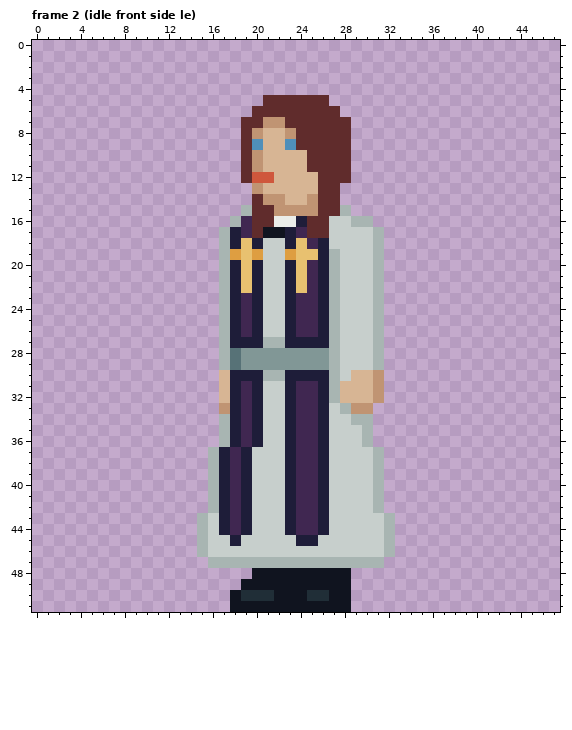
Edited in one commit: pixel-art file (raw assets/prest.ase). The first picture shows the starting point.
48x52 pixels, 56 frames. Shown: frame 2 (idle front side le). The commit also changed other frames, which this record leaves out.
After:
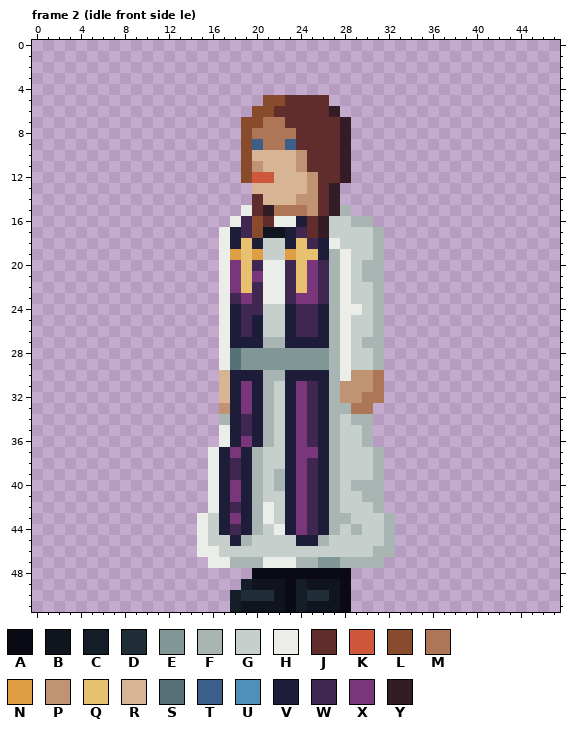
Palette (. is transparent): A #090a14  B #10141f  C #151d28  D #202e37  E #819796  F #a8b5b2  G #c7cfcc  H #ebede9  J #602c2c  K #cf573c  L #884b2b  M #ad7757  N #de9e41  P #c09473  Q #e8c170  R #d7b594  S #577277  T #3c5e8b  U #4f8fba  V #1e1d39  W #402751  X #7a367b  Y #341c27
Commit: sersjant and prest art revised
The exact change:
--- frame 2 (idle front side le), layer "character"
@@ x 13..33 @@
  4 .....................
- 5 ........JJJJJJ.......
- 6 .......JJJJJJJJ......
- 7 ......JJPPJJJJJJ.....
- 8 ......JPRRPJJJJJ.....
- 9 ......JURRUJJJJJ.....
-10 ......JPRRRRJJJJ.....
-11 ......JPRRRRJJJJ.....
-12 ......JKKRRRRJJJ.....
-13 .......PRRRRRJJ......
-14 .......JPPRRPJJ......
-15 ......FJJPPPPJJF.....
-16 .....FWJJHHVJJGGFF...
-17 ....FVWJBBVWJJGGGGF..
-18 ....FVQVGGVQWVGGGGF..
-19 ....FNQNGGNQQVFGGGF..
-20 ....FVQVGGVQWVFGGGF..
-21 ....FVQVGGVQWVFGGGF..
-22 ....FVQVGGVQWVFGGGF..
-23 ....FVWVGGVWWVFGGGF..
-24 ....FVWVGGVWWVFGGGF..
-25 ....FVWVGGVWWVFGGGF..
-26 ....FVWVGGVWWVFGGGF..
-27 ....FVVVFFVVVVFGGGF..
-28 ....FSEEEEEEEEFGGGF..
-29 ....FSEEEEEEEEFGGGF..
-30 ....RVVVFFVVVVFGRRP..
-31 ....RVWVGGVWWVFRRRP..
-32 ....RVWVGGVWWVFRRRP..
-33 ....PVWVGGVWWVGFPP...
-34 ....FVWVGGVWWVGGFF...
-35 ....FVWVGGVWWVGGGF...
-36 ....FVWVGGVWWVGGGF...
-37 ...FVWVGGGVWWVGGGGF..
-38 ...FVWVGGGVWWVGGGGF..
-39 ...FVWVGGGVWWVGGGGF..
-40 ...FVWVGGGVWWVGGGGF..
-41 ...FVWVGGGVWWVGGGGF..
-42 ...FVWVGGGVWWVGGGGF..
-43 ..FGVWVGGGVWWVGGGGGF.
-44 ..FGVWVGGGVWWVGGGGGF.
-45 ..FGGVGGGGGVVGGGGGGF.
-46 ..FGGGGGGGGGGGGGGGGF.
-47 ...FFFFFFFFFFFFFFFF..
-48 .......BBBBBBBBB.....
-49 ......BBBBBBBBBB.....
-50 .....BDDDBBBDDBB.....
-51 .....BBBBBBBBBBB.....
+ 5 ........LLJJJJ.......
+ 6 .......LLJJJJJY......
+ 7 ......LLMMJJJJJY.....
+ 8 ......LMMMMJJJJY.....
+ 9 ......LTMMTJJJJY.....
+10 ......LRRRRPJJJY.....
+11 ......LPRRRPJJJY.....
+12 ......LKKRRRPJJY.....
+13 .......RRRRRPJY......
+14 .......JRRRPPJY......
+15 ......HJYMMMPJYF.....
+16 .....HWLJHHVJYGGFF...
+17 ....HVWLBBVWJYGGGGF..
+18 ....HVQVGGVQWVHGGGF..
+19 ....HNQNGGNQQVFHGGF..
+20 ....HXQWHHWQXWFHGFF..
+21 ....HXQXHHWQXWFHGFF..
+22 ....HXQWHHWQXWFHGGF..
+23 ....HWXWHHWXXWFHGGF..
+24 ....HVWWGGVWWVFHHGF..
+25 ....HVWVGGVWWVFHGGF..
+26 ....HVWVGGVWWVFHGGF..
+27 ....HVVVFFVVVVFHGFF..
+28 ....HSEEEEEEEEFHGGF..
+29 ....HSEEEEEEEEFHGGF..
+30 ....RVVVFFVVVVFHPPM..
+31 ....RVXVFGVXWVFPPPM..
+32 ....RVXVFGVXWVFPPMM..
+33 ....PVXVFGVXWVFFMM...
+34 ....FVWVFGVXWVFGFF...
+35 ....HVWVFGVXWVFGGF...
+36 ....HVXVFGVXWVFGGF...
+37 ...HVXVFGGVXXVFGGGF..
+38 ...HVWVFGGVXWVFGGGF..
+39 ...HVWVFGFVXWVFGGGF..
+40 ...HVXVFGFVXWVFGFFF..
+41 ...HVXVFGGVXWVFGGFF..
+42 ...HVWVFHGVXWVFGGGF..
+43 ..HGVXVFHGVXWVFFGGGF.
+44 ..HGVWVFGHVXWVFGFGGF.
+45 ..HGGVFGGGGVVFGGGGGF.
+46 ..HHGGGGGGGGGGGGGGFF.
+47 ...HHFFFHHHFFEEFFFF..
+48 .......AAAAAAAAA.....
+49 ......CBBBACBBBA.....
+50 .....CDDDBACDDBA.....
+51 .....CBBBBACBBBA.....
Boxes around the changes in both pictures, in picture pixels (x1, y1, x2, y2):
changed: (197, 95, 384, 612)
